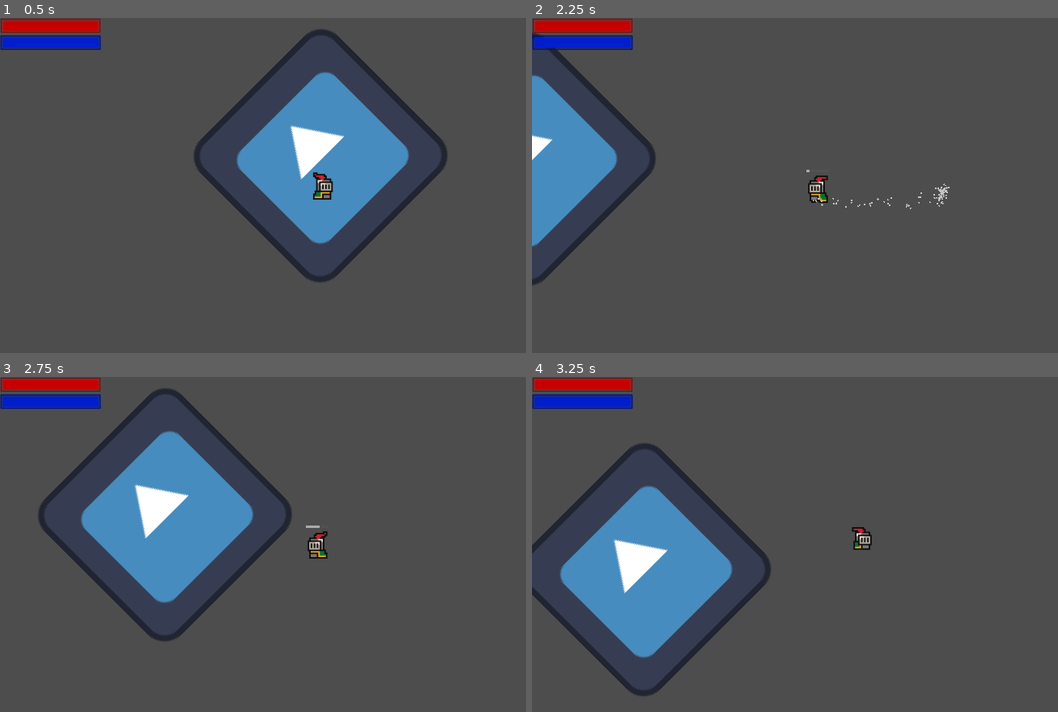
Above: before the commit, frames 1-4 (two rows, left to right).
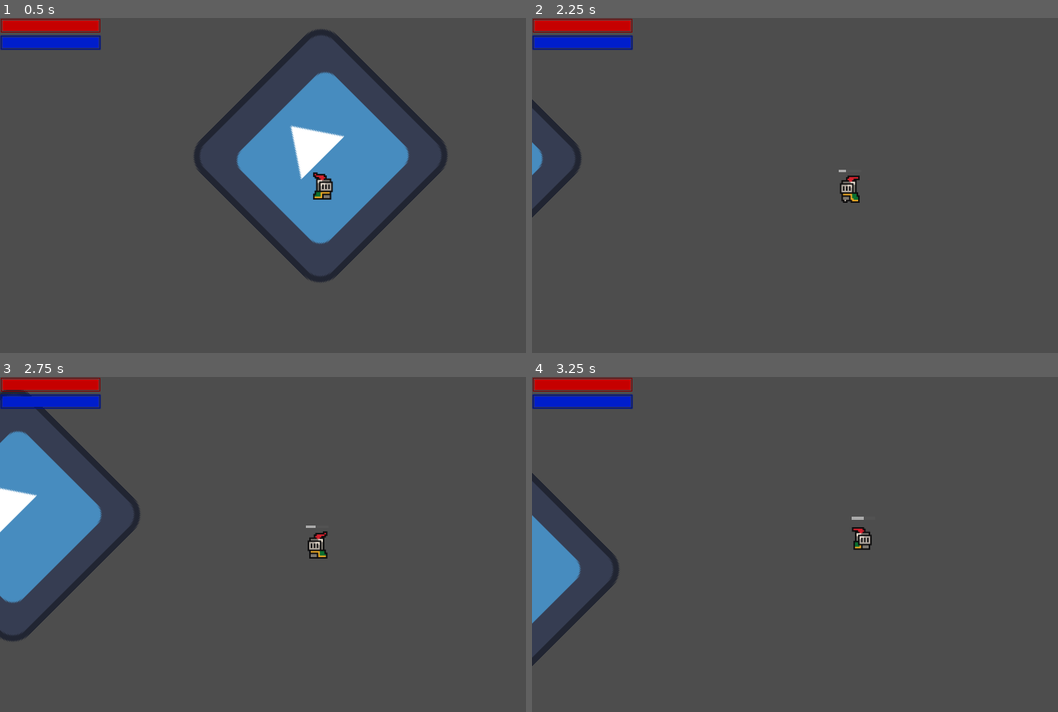
Above: after the commit, the same moments.

Repository: ToastedTeam/CaveGame
Game: Godot game, scene res://scenes/main.tscn
Same seed, same stepped clock (60 frames per second), same inputs: the game is played once before the commit and once after it. The engine's default icon, where the game draws it, is replaced by a stand-in: a white triangle on a blue panel in a dark square.
Inputs:
- Up to frame 1 (0.5 s): no input
- Up to frame 2 (2.25 s): tap Enter (ui_accept) at 0.5 s; hold Right (player_move_right) 0.53-2.03 s; tap D (player_dash) at 0.6, 1.35, 2.1 s; tap Up (player_jump) at 0.77, 1.52 s; hold Left (player_move_left) from 2.03 s (still down)
- Up to frame 3 (2.75 s): keep holding Left (player_move_left)
- Up to frame 4 (3.25 s): release Left (player_move_left) at 2.78 s; hold Right (player_move_right) from 2.78 s (still down); tap D (player_dash) at 2.85 s; tap Up (player_jump) at 3.02 s

Frame 1 is identical in both runs. In frame 2, 6.4% of the frame differs, in the area x 0-80%, y 4-80%; in frame 3, 18%, in the area x 0-61%, y 3-80%; in frame 4, 13%.

Commit message:
reverted dash cd to 5 seconds from 1 (testing)

Diff:
--- a/dash.gd
+++ b/dash.gd
@@ -1,6 +1,6 @@
 extends Node2D
 
-const DASH_CD = 1
+const DASH_CD = 5
 
 @onready var timer = $DashTimer
 @onready var cooldown = $DashCooldown
